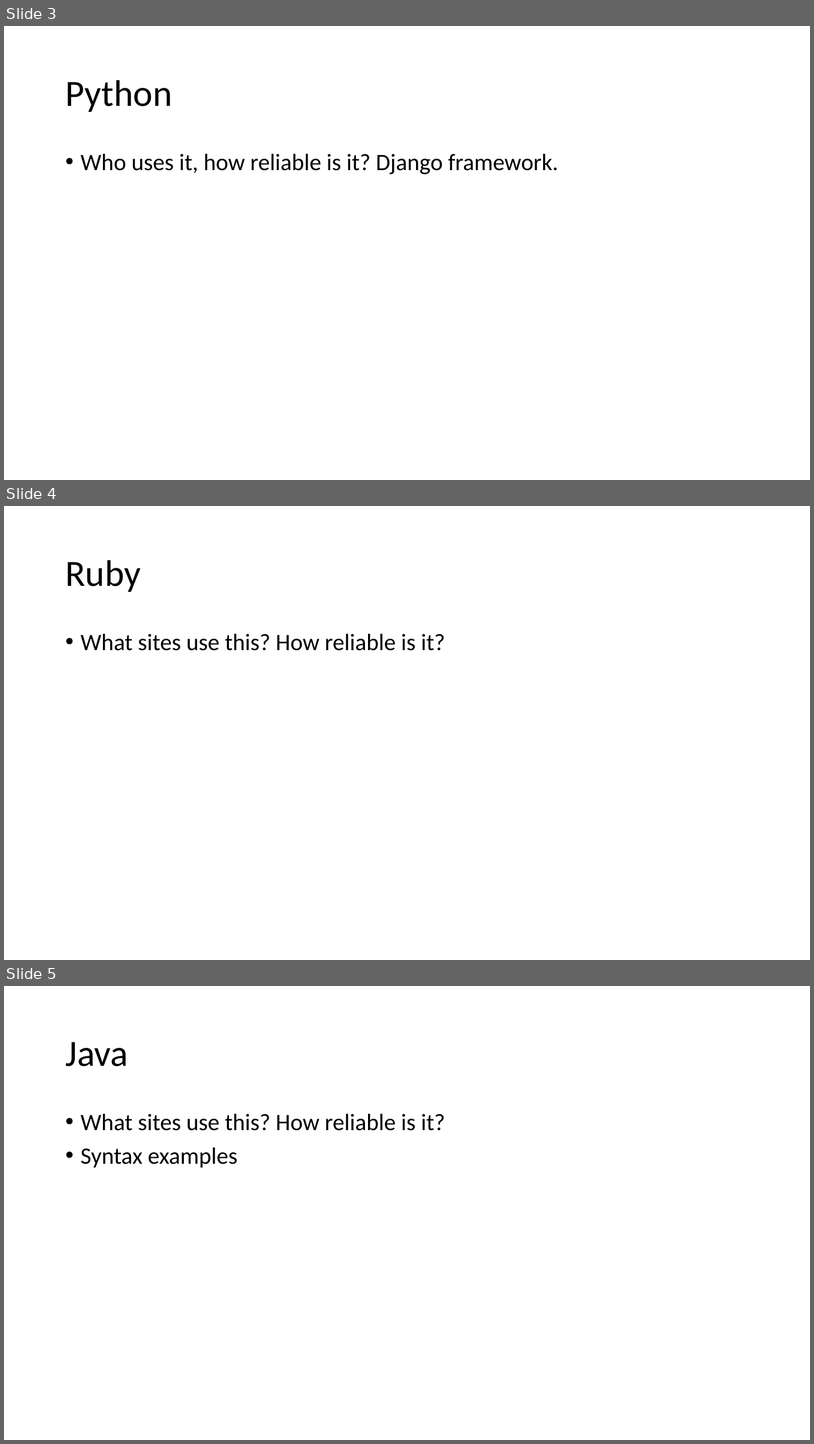
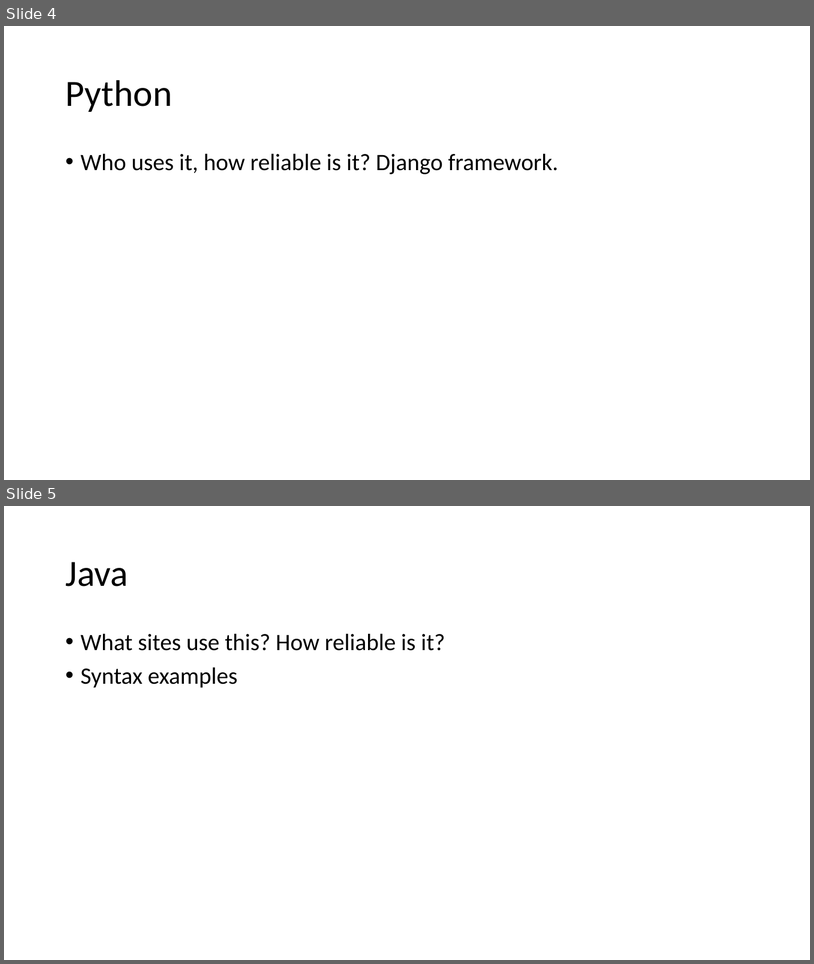
Before and after one commit to Tyler242/tyler242.github.io, a slide deck: server-side-languages.pptx. Shown one above the other, each under a label of ours: slides 3, 4 and 5 before the commit, slides 4 and 5 after it. The pictures are 814x1444 and 814x964 pixels, drawn with LibreOffice and Linux fonts; fonts in the diff are those of the drawing. Boxes give left, top, right and bottom in pixels: in the first picture for what was removed or moved away, otherwise in the second. Text is boxed around its words. In the diff, an @@ line names an element or a change of style, - is before the commit and + after.

```diff
--- a/server-side-languages.pptx
+++ b/server-side-languages.pptx
@@ slide 4 removed at (4, 506, 810, 960), background #FFFFFF @@
@@ title removed at (65, 560, 141, 592) @@
-Ruby
@@ text removed at (81, 633, 445, 651) @@
-• What sites use this? How reliable is it?
@@ what was slide 3 is now slide 4 @@
```
Also in this commit, not shown: 1 slide changed, 1 slide added, 1 other file.
